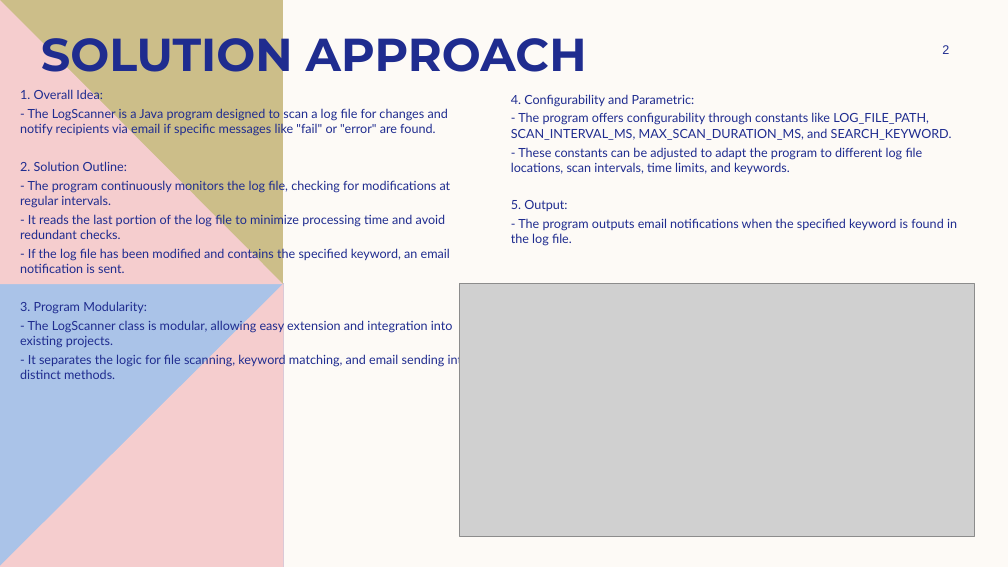
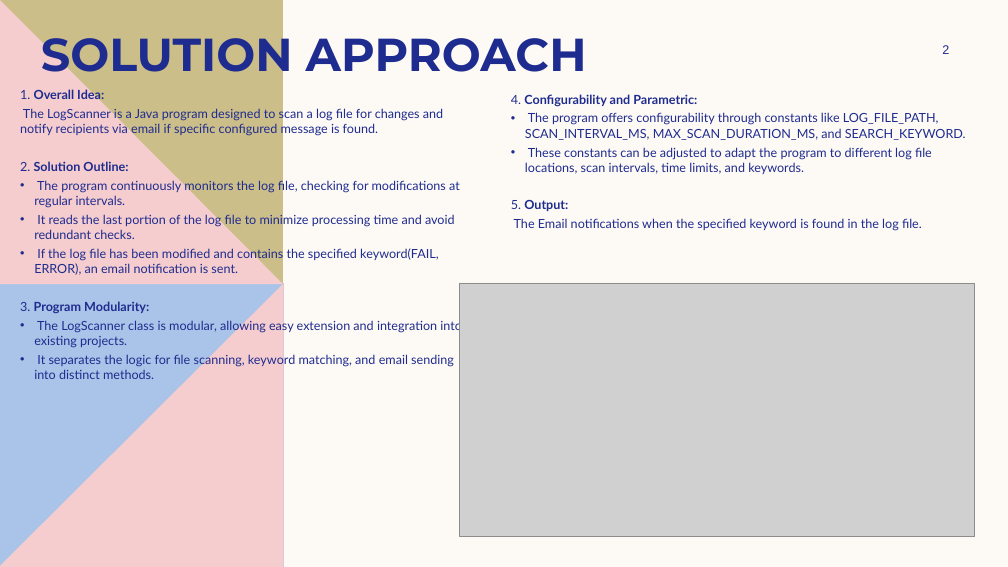
Before and after one commit to tsbr007/LogScannerApplication, a slide deck: slide 2 of LogScannerSystemScript.pptx. Drawn at 1008x567 pixels with LibreOffice and Linux fonts; fonts in the diff are those of the drawing; grey boxes stand for pictures. Boxes give left, top, right and bottom in pixels: in the first picture for what was removed or moved away, otherwise in the second. Text is boxed around its words. In the diff, an @@ line names an element or a change of style, - is before the commit and + after.

```diff
--- a/LogScannerSystemScript.pptx
+++ b/LogScannerSystemScript.pptx
@@ text at [20,88,149,313]: bold on in "Overall Idea:", "Solution Outline:", "Program Modularity:" @@
@@ text at [20,107,443,137]: text changed @@
-- The LogScanner is a Java program designed to scan a log file for changes and notify recipients via email if specific messages like "fail" or "error" are found.
+The LogScanner is a Java program designed to scan a log file for changes and notify recipients via email if specific configured message is found.
@@ text at [511,94,697,211]: bold on in "Configurability and Parametric:", "Output:" @@
@@ text at [525,112,966,174]: text changed @@
-- The program offers configurability through constants like LOG_FILE_PATH, SCAN_INTERVAL_MS, MAX_SCAN_DURATION_MS, and SEARCH_KEYWORD.
-- These constants can be adjusted to adapt the program to different log file locations, scan intervals, time limits, and keywords.
+• The program offers configurability through constants like LOG_FILE_PATH, SCAN_INTERVAL_MS, MAX_SCAN_DURATION_MS, and SEARCH_KEYWORD.
+• These constants can be adjusted to adapt the program to different log file locations, scan intervals, time limits, and keywords.
@@ text at [34,179,460,275]: text changed @@
-- The program continuously monitors the log file, checking for modifications at regular intervals.
-- It reads the last portion of the log file to minimize processing time and avoid redundant checks.
-- If the log file has been modified and contains the specified keyword, an email notification is sent.
+• The program continuously monitors the log file, checking for modifications at regular intervals.
+• It reads the last portion of the log file to minimize processing time and avoid redundant checks.
+• If the log file has been modified and contains the specified keyword(FAIL, ERROR), an email notification is sent.
@@ text at [514,218,922,231]: text changed @@
-- The program outputs email notifications when the specified keyword is found in the log file.
+The Email notifications when the specified keyword is found in the log file.
@@ text at [34,319,462,379]: text changed @@
-- The LogScanner class is modular, allowing easy extension and integration into existing projects.
-- It separates the logic for file scanning, keyword matching, and email sending into distinct methods.
+• The LogScanner class is modular, allowing easy extension and integration into existing projects.
+• It separates the logic for file scanning, keyword matching, and email sending into distinct methods.
```
Also in this commit, not shown: 1 other slide changed, 1 other file.
